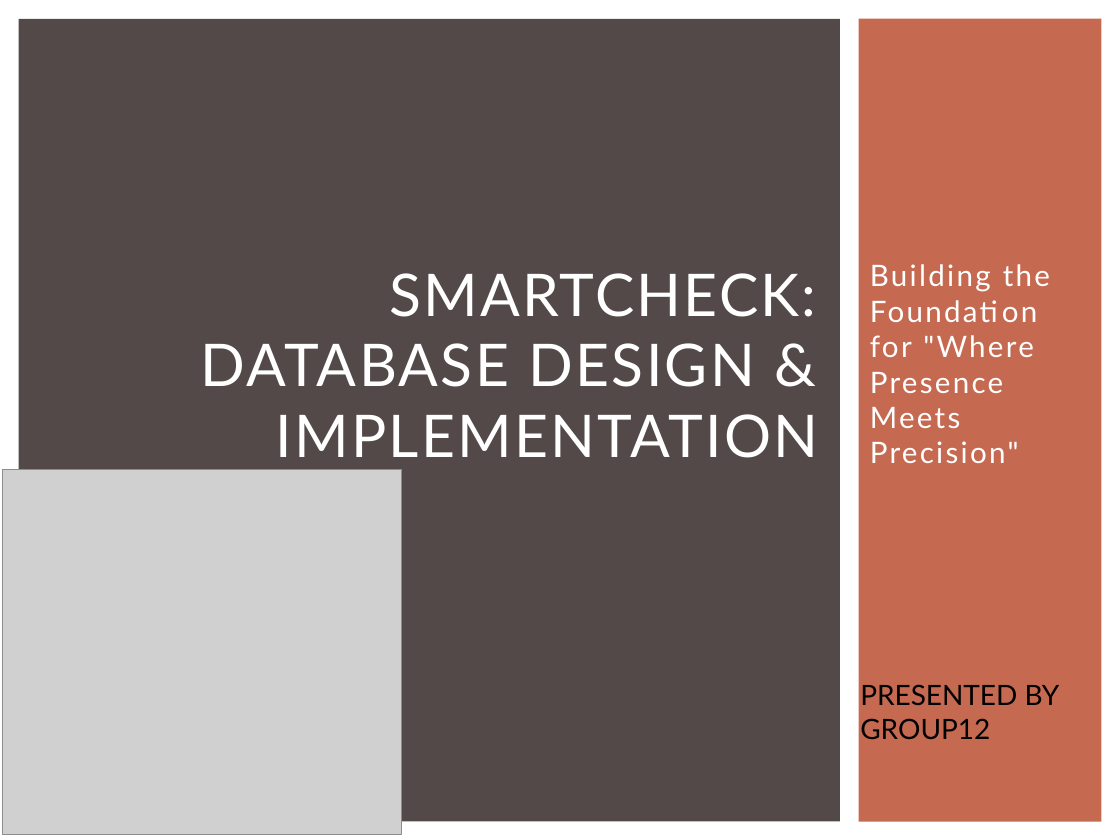
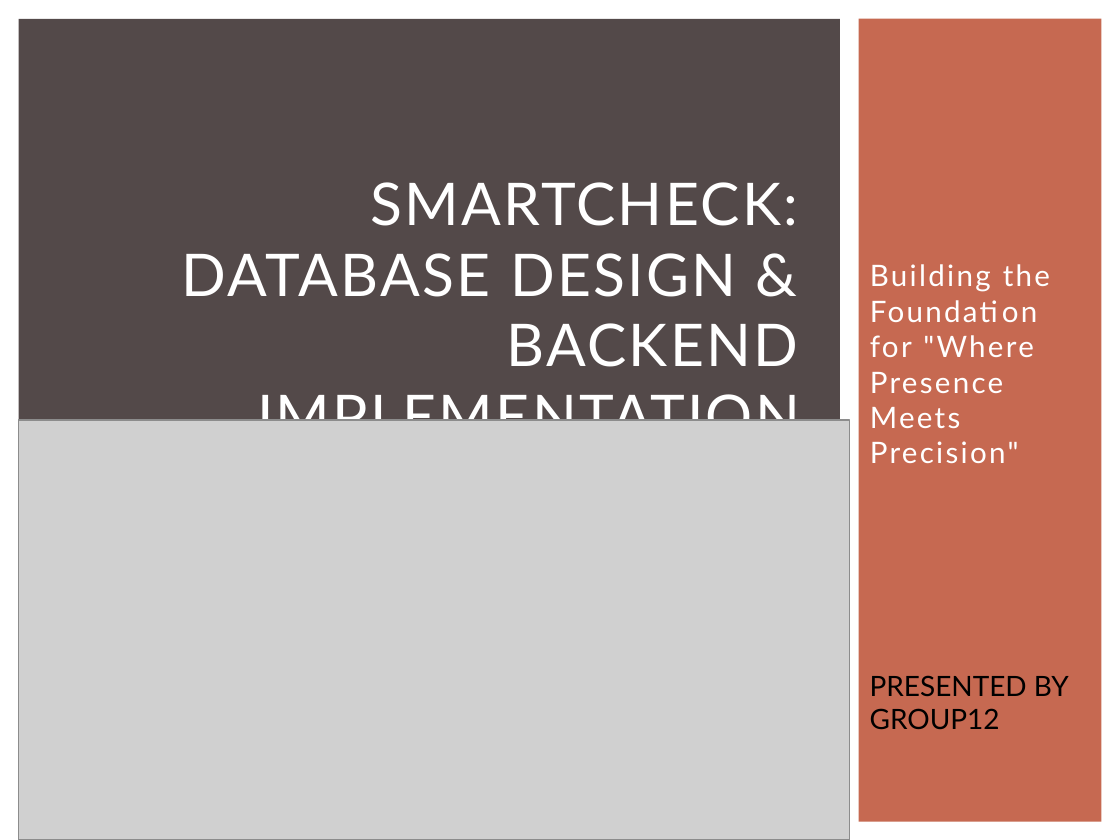
Before and after one commit to kc505/CEF440_2025_GROUP12, a slide deck: slide 1 of Task_6_BackEnd/Task6_SmartCheckDatabase.pptx. Drawn at 1120x840 pixels with LibreOffice and Linux fonts; fonts in the diff are those of the drawing; grey boxes stand for pictures. Boxes give left, top, right and bottom in pixels: in the first picture for what was removed or moved away, otherwise in the second. Text is boxed around its words. In the diff, an @@ line names an element or a change of style, - is before the commit and + after.

```diff
--- a/Task_6_BackEnd/Task6_SmartCheckDatabase.pptx
+++ b/Task_6_BackEnd/Task6_SmartCheckDatabase.pptx
@@ title at [181, 182, 800, 421]: text changed @@
-SMARTCHECK: DATABASE DESIGN & IMPLEMENTATION
+SMARTCHECK: DATABASE DESIGN & BACKEND IMPLEMENTATION
@@ picture: place and size @@
-picture at [2, 469, 401, 834]
+picture at [19, 420, 850, 840]
@@ text "PRESENTED BY GROUP12": place and size @@
-text "PRESENTED BY GROUP12" at [860, 684, 1060, 740]
+text "PRESENTED BY GROUP12" at [870, 675, 1069, 729]
```
Also in this commit, not shown: 7 other slides changed, 1 slide added.
